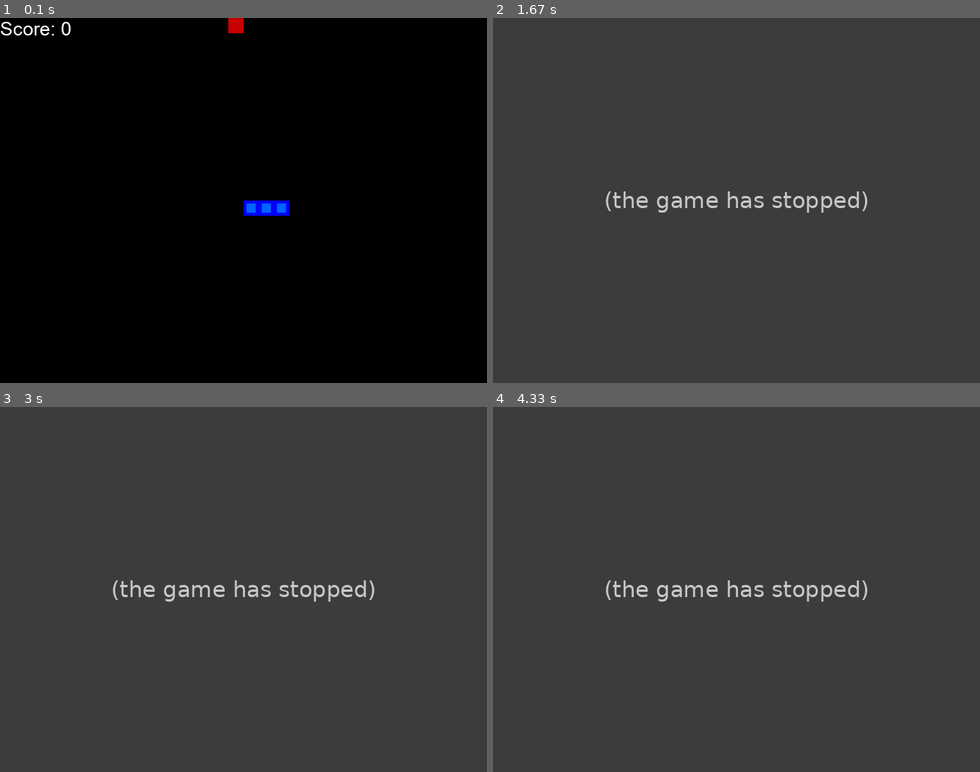
Above: before the commit, frames 1-4 (two rows, left to right).
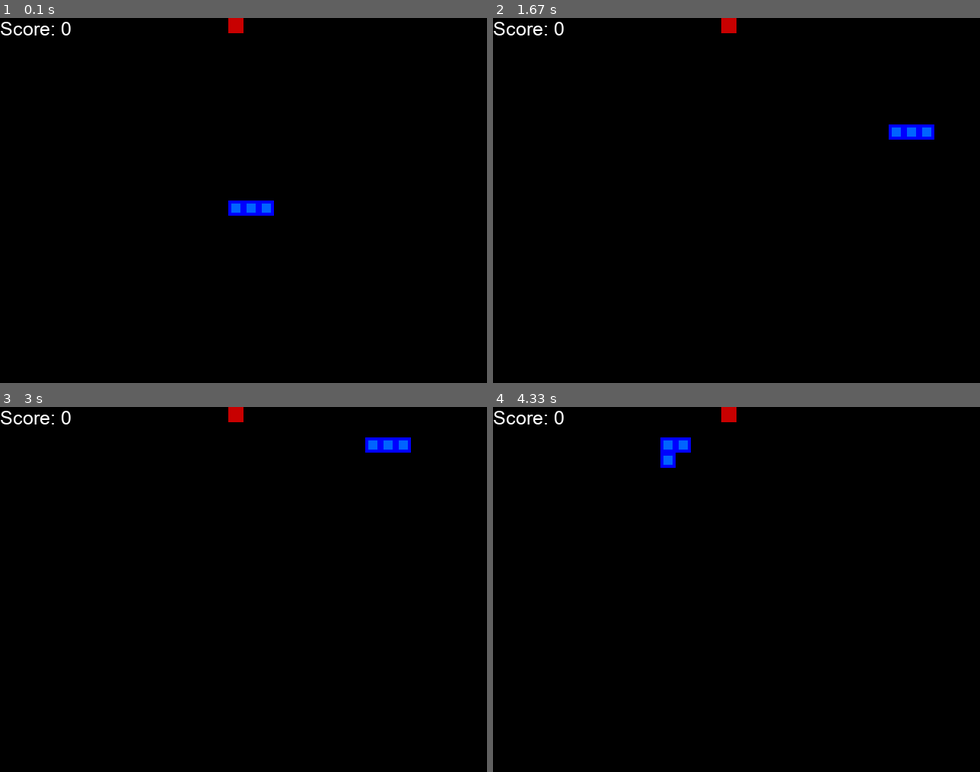
Above: after the commit, the same moments.

Repository: kmark-n/snake-pygame
Game: pygame game, started from snake_game.py
The game is run twice, just before and just after one commit, with the same random seed, the same clock (stepped at 60 frames per second) and the same inputs.
Inputs:
- Up to frame 1 (0.1 s): no input
- Up to frame 2 (1.67 s): hold Right 0.33-0.8 s; hold Up 0.83-1.3 s; hold Right from 1.33 s (still down)
- Up to frame 3 (3 s): release Right at 1.8 s; hold Up 1.83-2.37 s; hold Left 2.4-2.7 s
- Up to frame 4 (4.33 s): hold Down from 4.23 s (still down)

The runs differ from the first frame. In frame 1, 0.3% of the frame differs, in the area x 46-60%, y 50-55%; in frame 2, 100%, in the area x 0-100%, y 0-100%; in frame 3, 100%; in frame 4, 100%.
Before the commit the program exited at 0.75 s; later frames show no game.

Commit message:
updated snake pygame

Diff:
--- a/snake_game.py
+++ b/snake_game.py
@@ -23,7 +23,7 @@
 BLACK = (0,0,0)
 
 BLOCK_SIZE = 20
-SPEED = 20
+SPEED = 10
 
 class SnakeGame:
 
